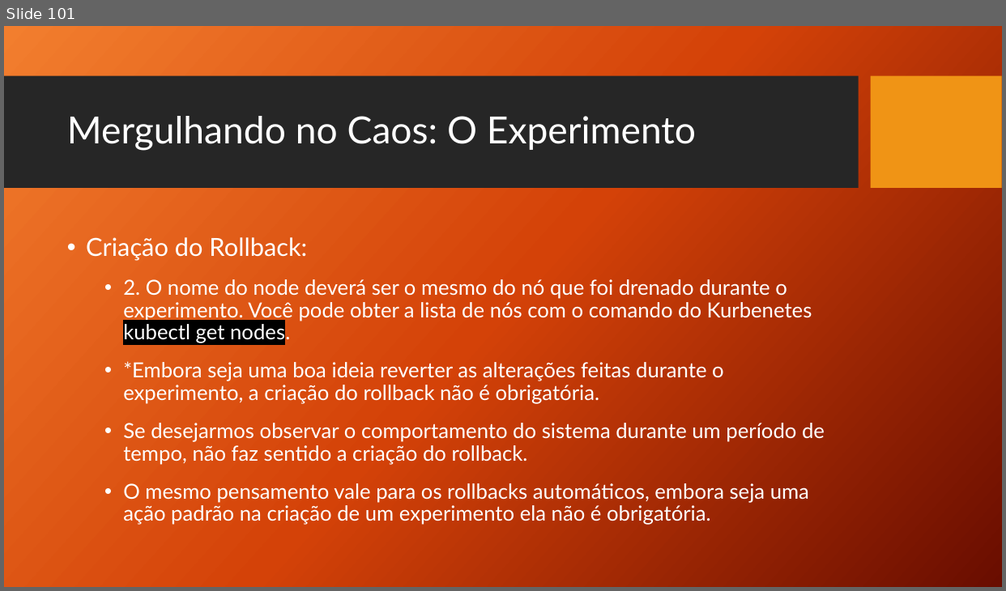
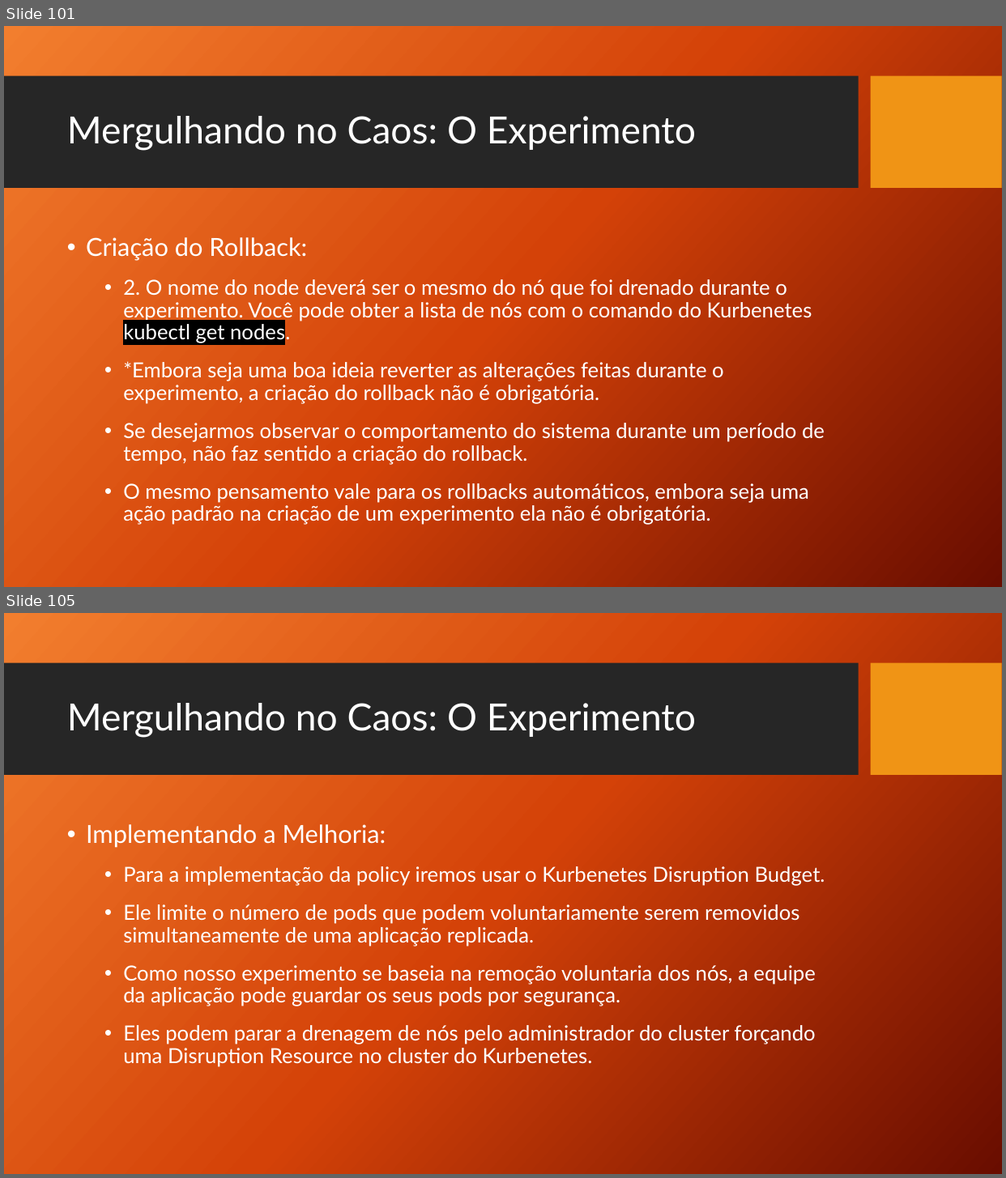
Before and after one commit to TCC-Chaos-Engineering/docs-chaos-engineering, a slide deck: docs/Chaos Engineering - Das Hipoteses aos Testes.pptx. Shown one above the other, each under a label of ours: slide 101 before the commit, slides 101 and 105 after it; the slides between them are not shown. The pictures are 1006x591 and 1006x1178 pixels, drawn with LibreOffice and Linux fonts; fonts in the diff are those of the drawing; background and template pictures are left out. Boxes give left, top, right and bottom in pixels: in the first picture for what was removed or moved away, otherwise in the second. Text is boxed around its words. In the diff, an @@ line names an element or a change of style, - is before the commit and + after.

Commit message:
Finaliza rollbacks e Kurbenetes Disruption Budget

```diff
--- a/docs/Chaos Engineering - Das Hipoteses aos Testes.pptx
+++ b/docs/Chaos Engineering - Das Hipoteses aos Testes.pptx
@@ slide 105 added at [4, 613, 1002, 1174], background picture (left out); not listed: 2 template elements that a slide beside it also shows @@
@@ title added at [67, 703, 696, 738], 36 pt, text #FFFFFF @@
+Mergulhando no Caos: O Experimento
@@ text added at [86, 824, 825, 1067], 20 pt, text #FFFFFF @@
+• Implementando a Melhoria:
+  • Para a implementação da policy iremos usar o Kurbenetes Disruption Budget.
+  • Ele limite o número de pods que podem voluntariamente serem removidos simultaneamente de uma aplicação replicada.
+  • Como nosso experimento se baseia na remoção voluntaria dos nós, a equipe da aplicação pode guardar os seus pods por segurança.
+  • Eles podem parar a drenagem de nós pelo administrador do cluster forçando uma Disruption Resource no cluster do Kurbenetes.
```
Also in this commit, not shown: 1 slide changed, 30 other slides added.
